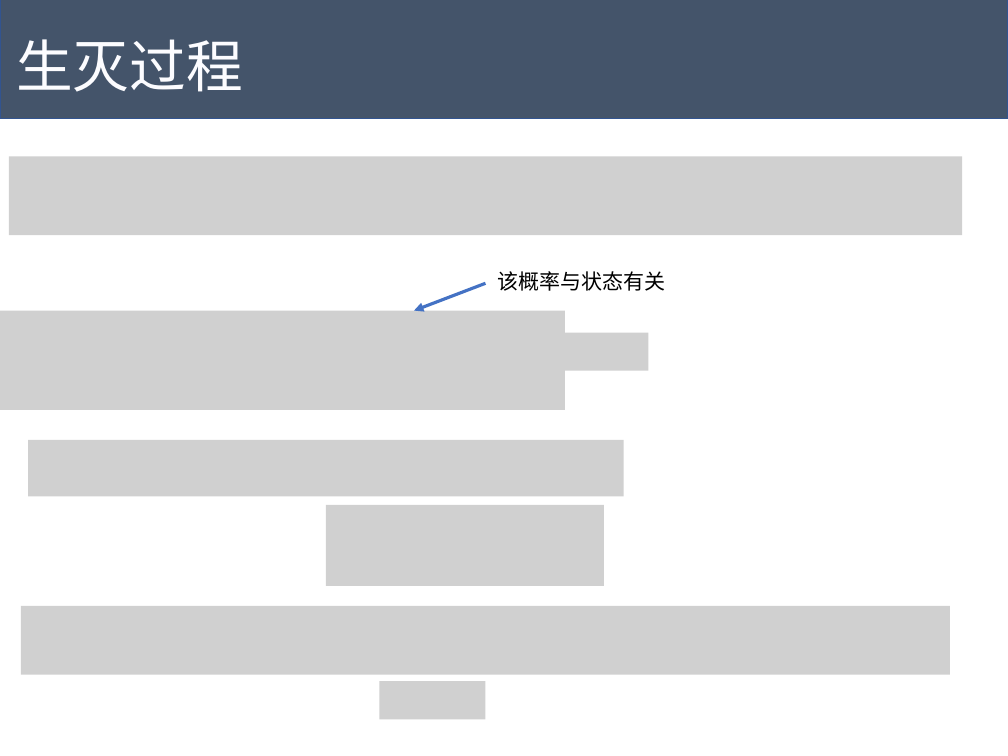
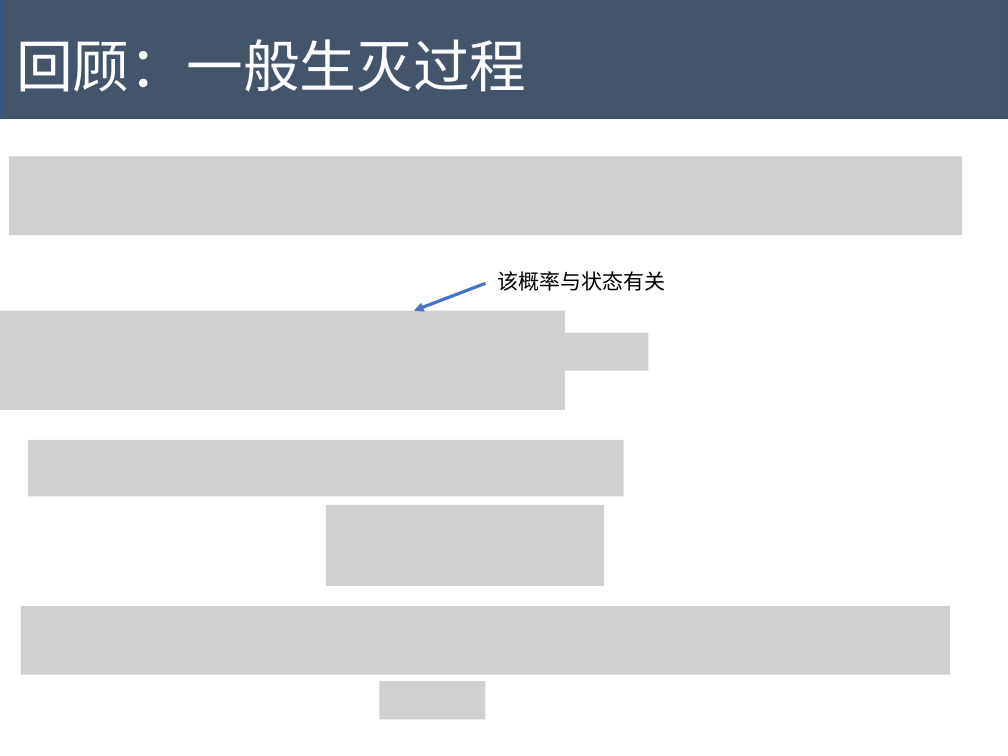
Before and after one commit to Tigerrr07/GNN-tiger, a slide deck: slide 2 of dynamics/pre.pptx (slide 1 before the commit). Drawn at 1008x756 pixels with LibreOffice and Linux fonts; fonts in the diff are those of the drawing; grey boxes stand for pictures. Boxes give left, top, right and bottom in pixels: in the first picture for what was removed or moved away, otherwise in the second. Text is boxed around its words. In the diff, an @@ line names an element or a change of style, - is before the commit and + after.

```diff
--- a/dynamics/pre.pptx
+++ b/dynamics/pre.pptx
@@ text at box(16, 39, 526, 92): text changed @@
-生灭过程
+回顾：一般生灭过程
```
Also in this commit, not shown: 4 other slides changed, 5 slides added, 11 slides removed, 5 other files.
